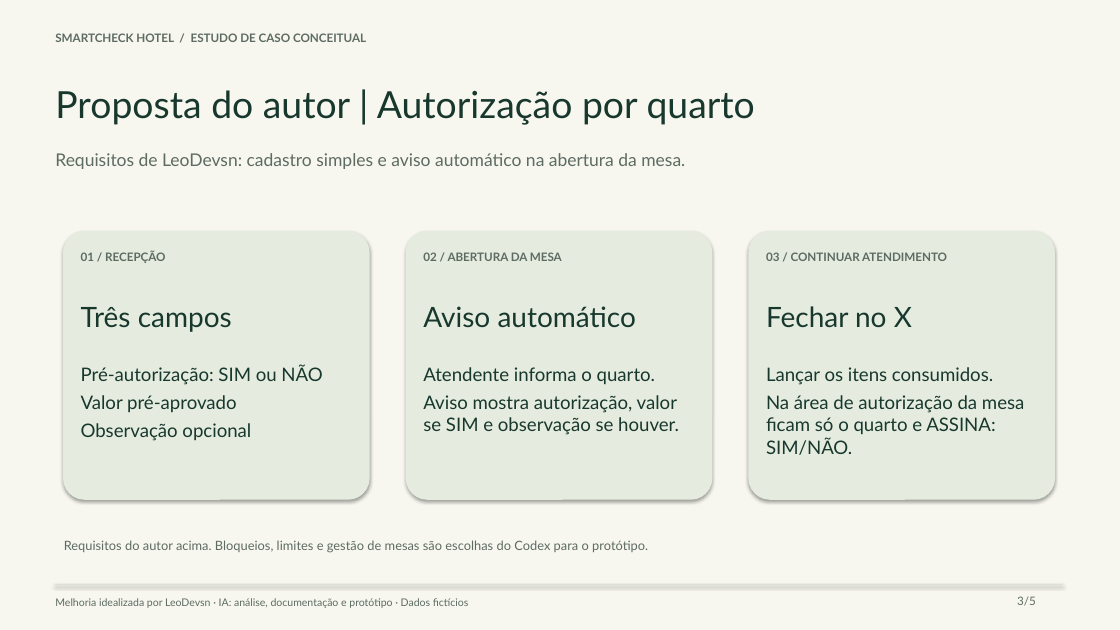
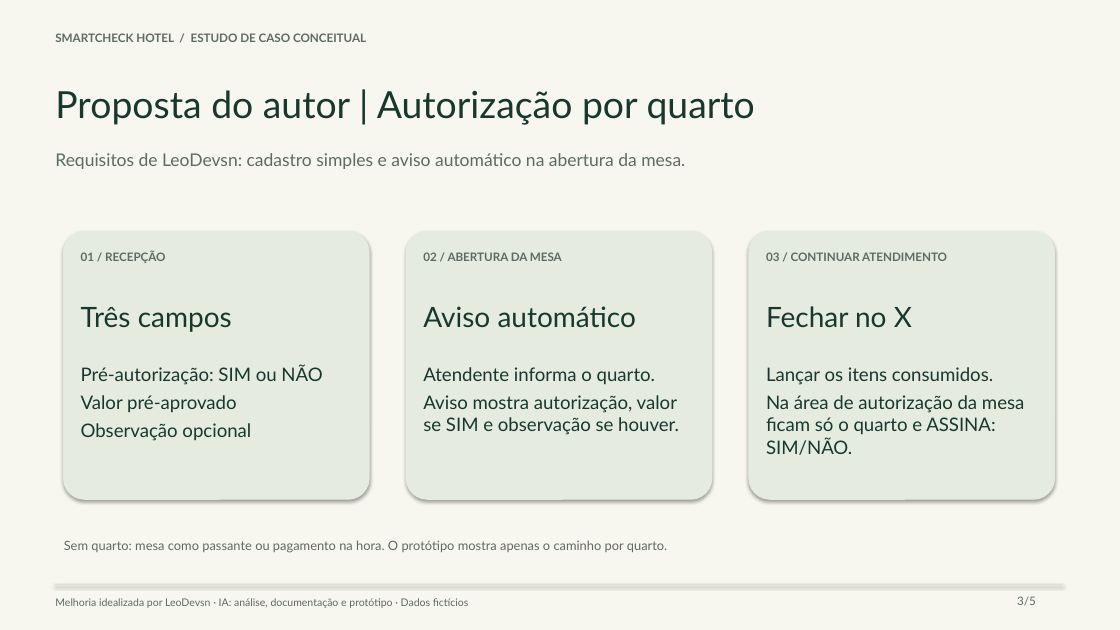
Before and after one commit to LeoDevsn/smartcheck-hotel, a slide deck: slide 3 of apresentacao/SmartCheck_Gestores.pptx. Drawn at 1120x630 pixels with LibreOffice and Linux fonts; fonts in the diff are those of the drawing. Boxes give left, top, right and bottom in pixels: in the first picture for what was removed or moved away, otherwise in the second. Text is boxed around its words. In the diff, an @@ line names an element or a change of style, - is before the commit and + after.

Commit message:
Esclarece atendimento sem quarto como passante ou pagamento na hora

```diff
--- a/apresentacao/SmartCheck_Gestores.pptx
+++ b/apresentacao/SmartCheck_Gestores.pptx
@@ text at <box>64,540,667,553</box>: text changed @@
-Requisitos do autor acima. Bloqueios, limites e gestão de mesas são escolhas do Codex para o protótipo.
+Sem quarto: mesa como passante ou pagamento na hora. O protótipo mostra apenas o caminho por quarto.
```
Also in this commit, not shown: 6 other files.
